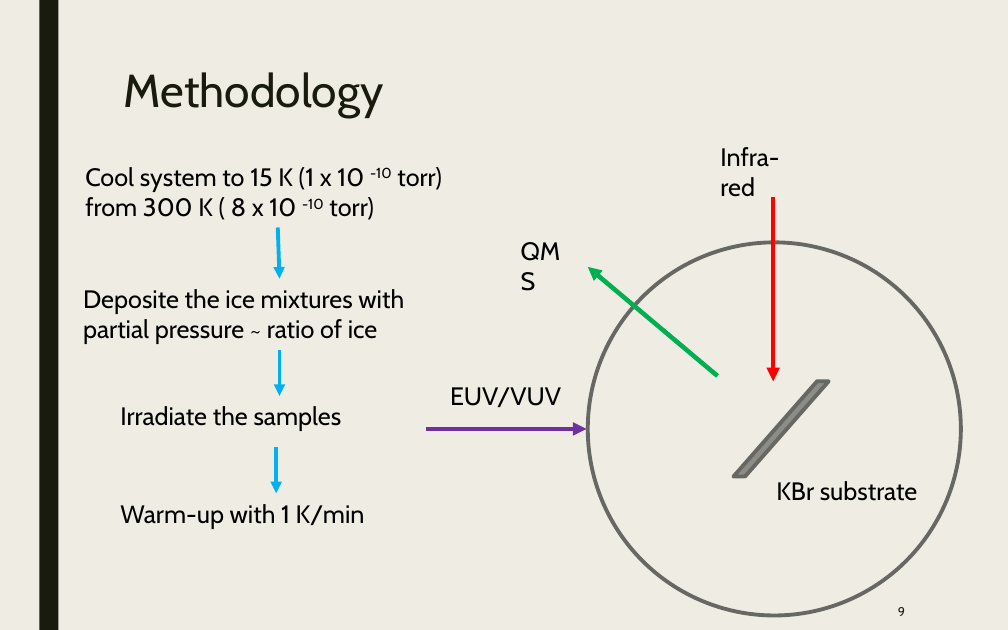
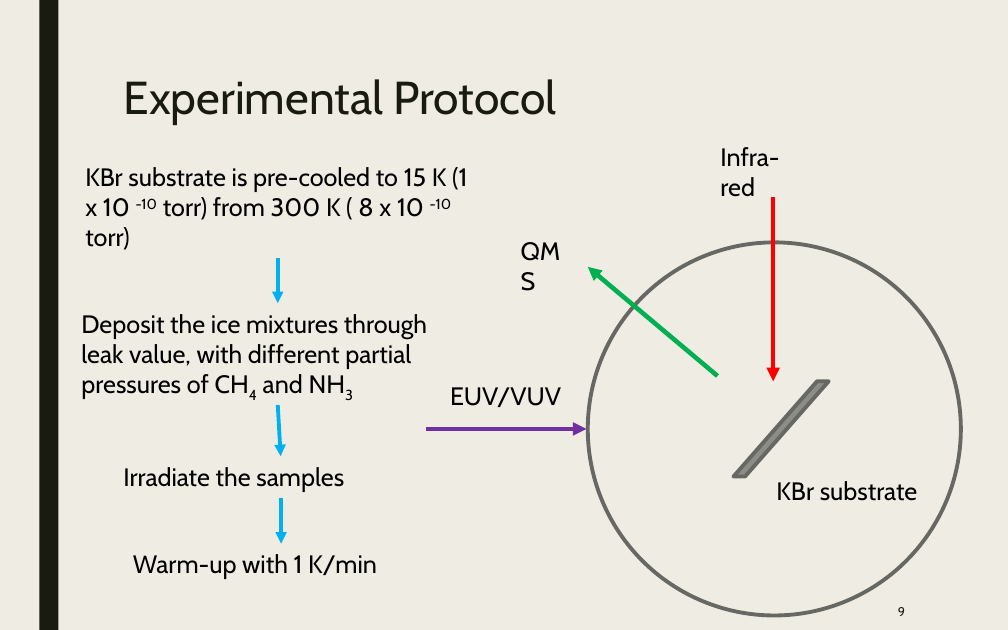
Before and after one commit to samuello1228/lily, a slide deck: slide 9 of doc/VUV and EUV irradiation of CH4 + NH3.pptx. Drawn at 1008x630 pixels with LibreOffice and Linux fonts; fonts in the diff are those of the drawing. Boxes give left, top, right and bottom in pixels: in the first picture for what was removed or moved away, otherwise in the second. Text is boxed around its words. In the diff, an @@ line names an element or a change of style, - is before the commit and + after.

```diff
--- a/doc/VUV and EUV irradiation of CH4 + NH3.pptx
+++ b/doc/VUV and EUV irradiation of CH4 + NH3.pptx
@@ title at <box>123,79,557,125</box>: text changed @@
-Methodology
+  Experimental Protocol
@@ text at <box>85,167,468,250</box>: text changed @@
-Cool system to 15 K (1 x 10 -10 torr) from 300 K ( 8 x 10 -10 torr)
+KBr substrate is pre-cooled to 15 K (1 x 10 -10 torr) from 300 K ( 8 x 10 -10 torr)
@@ arrow moved from (278, 228) - (279, 278) to (278, 258) - (278, 303) @@
@@ text at <box>81,314,427,399</box>: text changed @@
-Deposite the ice mixtures with partial pressure ~ ratio of ice
+Deposit the ice mixtures through leak value, with different partial pressures of CH4 and NH3
@@ arrow moved from (279, 350) - (279, 396) to (278, 405) - (280, 457) @@
@@ text "Irradiate the samples": place and size @@
-text "Irradiate the samples" at <box>120,406,342,431</box>
+text "Irradiate the samples" at <box>123,467,344,492</box>
@@ arrow moved from (276, 448) - (276, 493) to (281, 498) - (281, 543) @@
@@ text "Warm-up with 1 K/min": place and size @@
-text "Warm-up with 1 K/min" at <box>120,504,365,529</box>
+text "Warm-up with 1 K/min" at <box>133,554,377,579</box>
```
Also in this commit, not shown: 8 other slides changed, 1 slide added, 1 slide removed.
